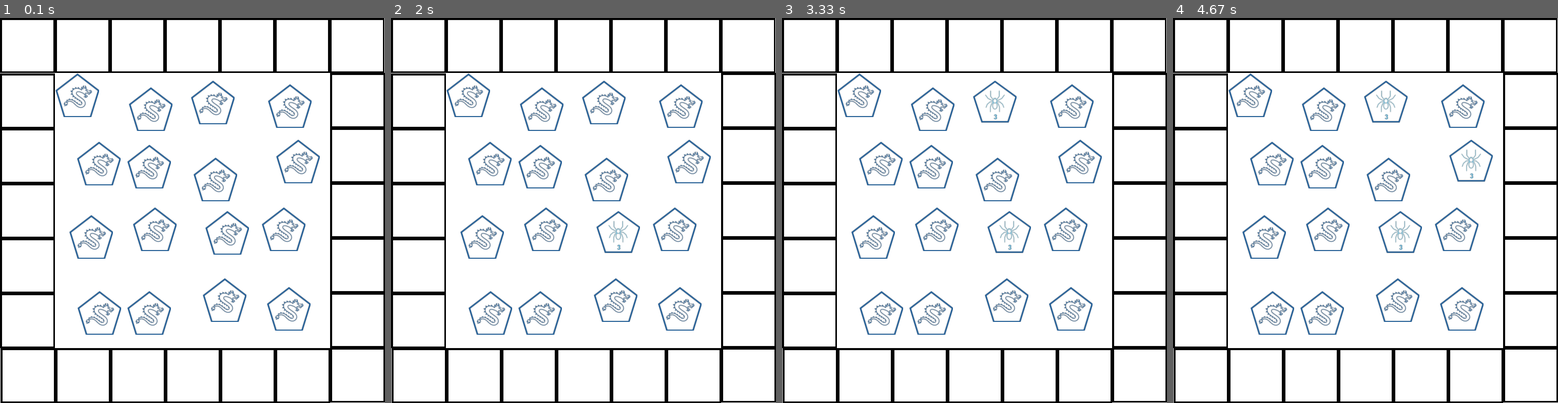
Above: before the commit, frames 1-4 (left to right).
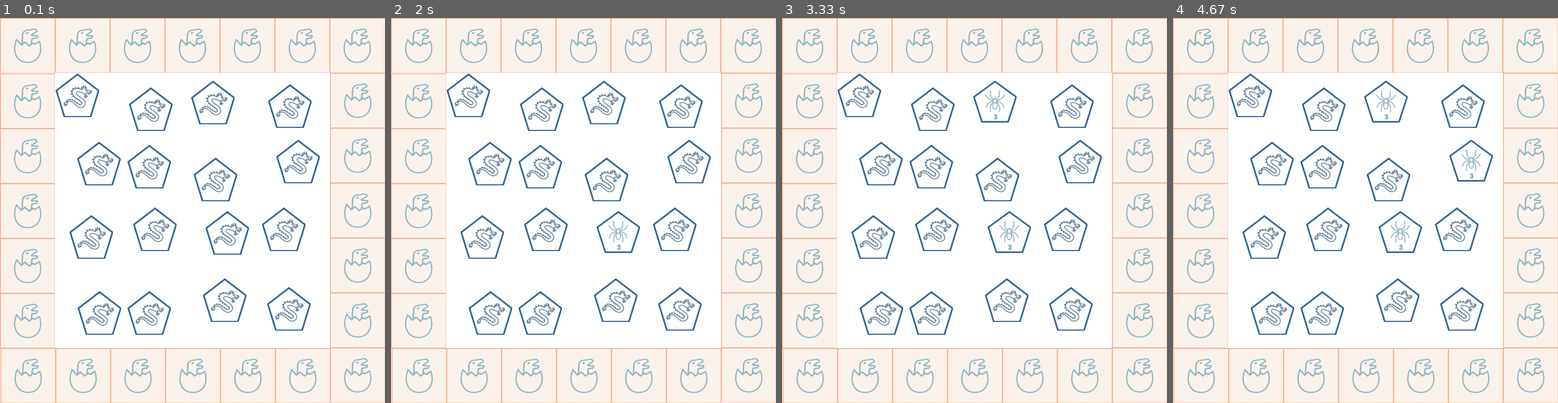
Above: after the commit, the same moments.

Repository: DesmondChongQiXiang/FIT3077
Game: pygame game, started from Sprint2_Game/main.py
Two runs of this game, one before a commit and one after it. Both use one fixed random seed, a clock stepped at 60 frames per second and the inputs below.
Inputs (mouse positions are in pixels of both pictures, inside the frame that each line leads up to):
- Up to frame 1 (0.1 s): no input
- Up to frame 2 (2 s): click (629, 245) at 1.88 s
- Up to frame 3 (3.33 s): click (982, 79) at 2.22 s; click (955, 310) at 2.55 s; click (962, 145) at 2.88 s; click (920, 129) at 3.22 s
- Up to frame 4 (4.67 s): click (1465, 175) at 3.55 s; click (1484, 202) at 3.88 s; click (1446, 141) at 4.22 s; click (1253, 137) at 4.55 s

The runs differ from the first frame. In frame 1, 10% of the frame differs, in the area x 0-100%, y 0-100%; in frame 2, 10%; in frame 3, 10%; in frame 4, 10%.

Commit message:
normal tiles can now draw an animal in the middle

Diff:
--- a/Sprint2_Game/game_objects/game_board/DefaultGameBoard.py
+++ b/Sprint2_Game/game_objects/game_board/DefaultGameBoard.py
@@ -51,7 +51,7 @@
         """Checks that there is the correct number of main tiles. If incorrect, throws an exception
 
         Throws:
-            Exception if the number of starting tiles is incorect (DIMENSION_CELL_COUNT * 4) - 4
+            Exception if the number of main sequence tiles is incorect (DIMENSION_CELL_COUNT * 4) - 4
         """
         main_tiles_only_len = len(self.__main_tile_sequence) - len(self.__starting_tiles)
         if main_tiles_only_len != DefaultGameBoard.get_tiles_required():
--- a/Sprint2_Game/game_objects/tiles/NormalTile.py
+++ b/Sprint2_Game/game_objects/tiles/NormalTile.py
@@ -3,6 +3,7 @@
 from game_objects.characters.PlayableCharacter import PlayableCharacter
 from game_objects.animals.Animal import Animal
 from screen.DrawAssetInstruction import DrawAssetInstruction
+from utils.pygame_utils import get_coords_for_center_drawing_in_rect
 from typing import Optional
 
 
@@ -30,15 +31,22 @@
         """
         return self.__animal
 
-    # ------- DrawableByAsset interface --------------------------------------------------------------------
+    # ------- DrawableByAsset interface --------------------------------------------------------------------------
     def get_draw_assets_instructions(self) -> list[DrawAssetInstruction]:
-        """Draw the tile based on the tile's draw data. If there is no data, the tile is not drawn.
+        """Draw the tile based on the tile's draw data, and its animal. If there is no data, the tile is not drawn.
 
         Returns:
-            [Instruction to draw the game board tile]
+            [Instructions to draw the game board tile]
         """
         draw_data = self.get_draw_data()
         if draw_data is None:  # don't draw anything if no draw data
             return []
-        x, y = draw_data.get_coordinates()
-        return [DrawAssetInstruction("assets/game_board/game_board_normal_tile.png", x, y, draw_data.get_size())]
+
+        tile_x, tile_y = draw_data.get_coordinates()
+        animal_size = int(draw_data.get_size()[0] // 1.45)
+        animal_x, animal_y = get_coords_for_center_drawing_in_rect(draw_data.get_coordinates(), draw_data.get_size(), (animal_size, animal_size))
+
+        return [
+            DrawAssetInstruction("assets/game_board/game_board_normal_tile.png", tile_x, tile_y, draw_data.get_size()),
+            DrawAssetInstruction(f"assets/animals/{self.__animal.value}.png", animal_x, animal_y, (animal_size, animal_size)),
+        ]
--- a/Sprint2_Game/screen/ModularClickableSprite.py
+++ b/Sprint2_Game/screen/ModularClickableSprite.py
@@ -1,10 +1,6 @@
 from __future__ import annotations
 from abc import ABC, abstractmethod
-from definitions import ROOT_PATH
-from utils.pygame_utils import scale_and_rotate_image
 from screen.DrawAssetInstruction import DrawAssetInstruction
-
-import pygame
 
 
 class ModularClickableSprite(ABC):
--- a/Sprint2_Game/screen/PygameScreenController.py
+++ b/Sprint2_Game/screen/PygameScreenController.py
@@ -53,7 +53,7 @@
         return image
 
     def draw_assets_from_instructions(self, instructions: list[DrawAssetInstruction]) -> list[pygame.Surface]:
-        """Draw assets based on instructions.
+        """Draw assets in order based on instructions.
 
         Args:
             instructions: List containing drawing instructions
@@ -80,7 +80,7 @@
     def draw_clickable_assets_from_instructions(
         self, instructions: list[tuple[DrawAssetInstruction, ModularClickableSprite]]
     ) -> list[tuple[pygame.Rect, ModularClickableSprite]]:
-        """Draws clickable assets from instructions and return their hitboxes mapped to an object.
+        """Draws clickable assets from instructions in order and return their hitboxes mapped to an object.
 
         Args:
             instructions: List containing tuple of form (drawing instruction, object to return with click)
--- a/Sprint2_Game/utils/pygame_utils.py
+++ b/Sprint2_Game/utils/pygame_utils.py
@@ -3,20 +3,26 @@
 
 Author: Shen
 """
-from typing import Optional
 
-import pygame
 
-def scale_and_rotate_image(image: pygame.Surface, width: Optional[int] = None, height: Optional[int] = None, rotate: float = 0) -> pygame.Surface:
+def get_coords_for_center_drawing_in_rect(rect_coords: tuple[int, int], rect_size: tuple[int, int], draw_size: tuple[int, int]) -> tuple[int, int]:
     """
-    Scale an image to the specified width and height, whilst rotating it anticlockwise rotate degrees.
+    Get the coordinates to draw at to draw the element in the center for a rectangle shaped container.
 
     Args:
-        image: An image
-        width: New width of the image
-        height: New height of the image
-        rotate: Degrees to rotate anti-clockwise
+        rect_coords: The coordinates of the rectangle in form (x, y)
+        rect_size: The size of the rectangle in form in pixels in form (width, height)
+        draw_size: The size of the element to draw in pixels in form(width, height)
+
+    Returns:
+        The coordinates to draw at in form (x, y)
     """
-    if width is not None and height is not None:
-        image = pygame.transform.smoothscale(image.convert_alpha(), (width, height))
-    return pygame.transform.rotozoom(image, rotate, 1.0)
+    rect_x, rect_y = rect_coords
+    rect_width, rect_height = rect_size
+    draw_width, draw_height = draw_size
+
+    rect_x0, rect_y0, rect_x1, rect_y1 = rect_x, rect_y, rect_x + rect_width, rect_y + rect_height
+    rect_center_x, rect_center_y = int((rect_x0 + rect_x1) / 2), int((rect_y0 + rect_y1) / 2)
+    draw_to_center_width, draw_to_center_height = int(draw_width / 2), int(draw_height / 2)
+
+    return (rect_center_x - draw_to_center_width, rect_center_y - draw_to_center_height)
Binary file added: Sprint2_Game/assets/animals/baby_dragon.png
Binary file added: Sprint2_Game/assets/animals/bat.png
Binary file added: Sprint2_Game/assets/animals/salamander.png
Binary file added: Sprint2_Game/assets/animals/spider.png
Binary file changed: Sprint2_Game/assets/game_board/game_board_normal_tile.png
